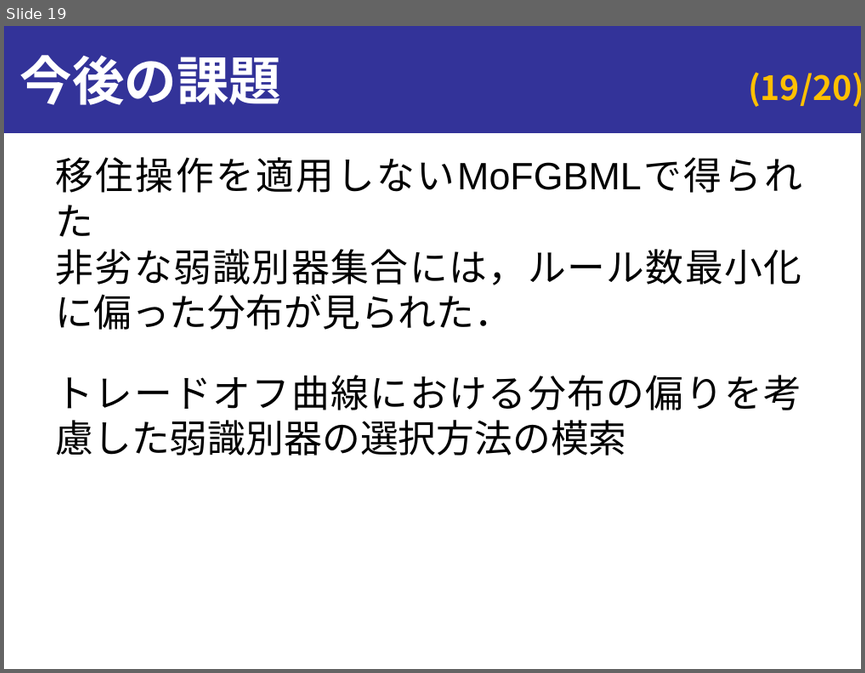
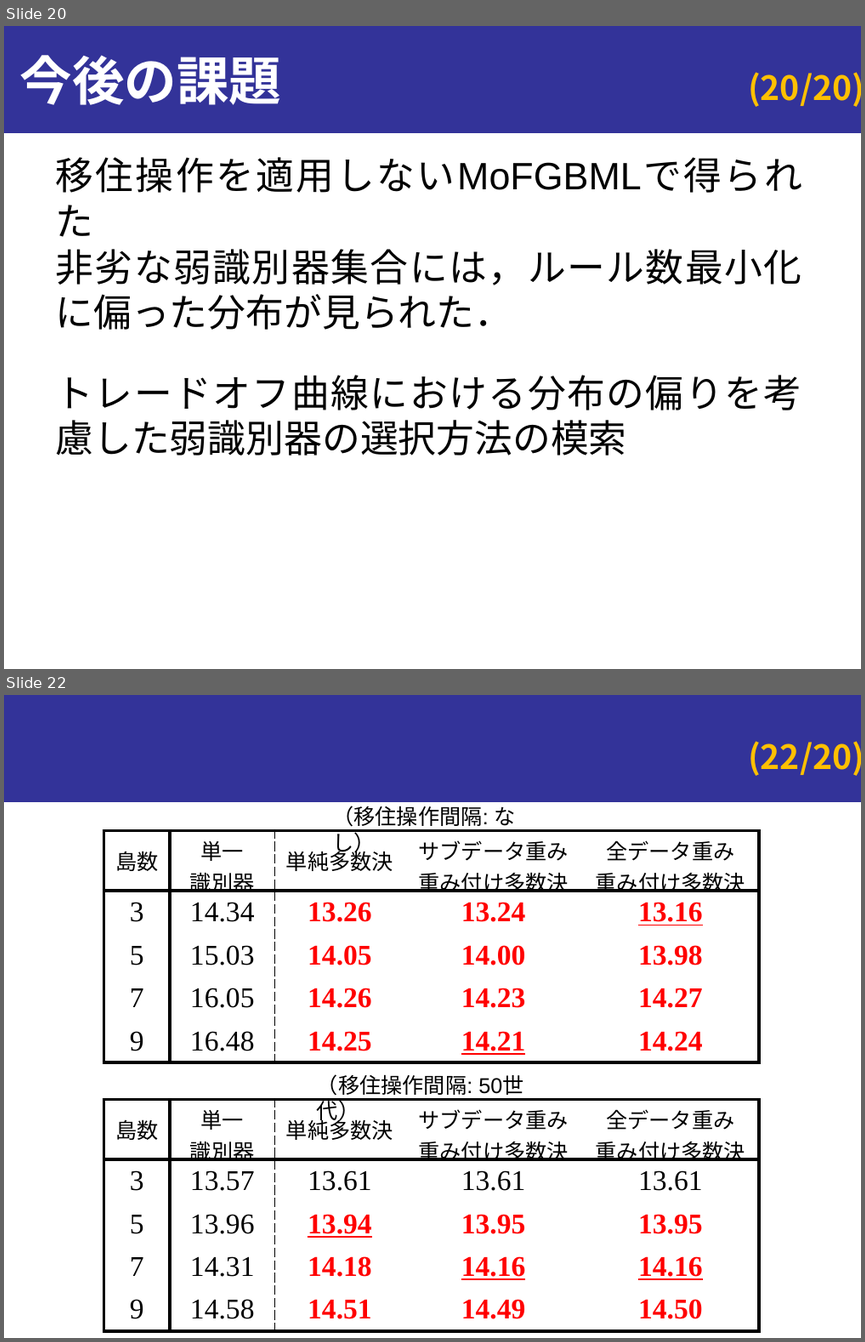
Before and after one commit to onikUone/Junior_slides, a slide deck: omozaki_v2.pptx. Shown one above the other, each under a label of ours: slide 19 before the commit, slides 20 and 22 after it; the slides between them are not shown. The pictures are 865x673 and 865x1342 pixels, drawn with LibreOffice and Linux fonts; fonts in the diff are those of the drawing; grey boxes stand for pictures. Boxes give left, top, right and bottom in pixels: in the first picture for what was removed or moved away, otherwise in the second. Text is boxed around its words. In the diff, an @@ line names an element or a change of style, - is before the commit and + after.

```diff
--- a/omozaki_v2.pptx
+++ b/omozaki_v2.pptx
@@ slide 22 added at [4,695,861,1338], background #FFFFFF; not listed: 2 template elements that a slide beside it also shows @@
@@ text added at [332,805,516,856], 18 pt, text #000000 @@
+（移住操作間隔: なし）
@@ table added at [104,830,760,1061], 5 rows, 5 columns @@
+島数 | 単一 識別器 | 単純多数決 | サブデータ重み 重み付け多数決 | 全データ重み 重み付け多数決
+3 | 14.34 | 13.26 | 13.24 | 13.16
+5 | 15.03 | 14.05 | 14.00 | 13.98
+7 | 16.05 | 14.26 | 14.23 | 14.27
+9 | 16.48 | 14.25 | 14.21 | 14.24
@@ text added at [317,1074,472,1095], 18 pt, text #000000 @@
+（移住操作間隔: 50世代）
@@ table added at [104,1100,760,1331], 5 rows, 5 columns @@
+島数 | 単一 識別器 | 単純多数決 | サブデータ重み 重み付け多数決 | 全データ重み 重み付け多数決
+3 | 13.57 | 13.61 | 13.61 | 13.61
+5 | 13.96 | 13.94 | 13.95 | 13.95
+7 | 14.31 | 14.18 | 14.16 | 14.16
+9 | 14.58 | 14.51 | 14.49 | 14.50
@@ what was slide 19 is now slide 20 @@
@@ page number at [748,72,861,107]: text changed @@
-(19/20)
+(20/20)
```
Also in this commit, not shown: 5 slides changed, 6 other slides added, 4 slides removed.
